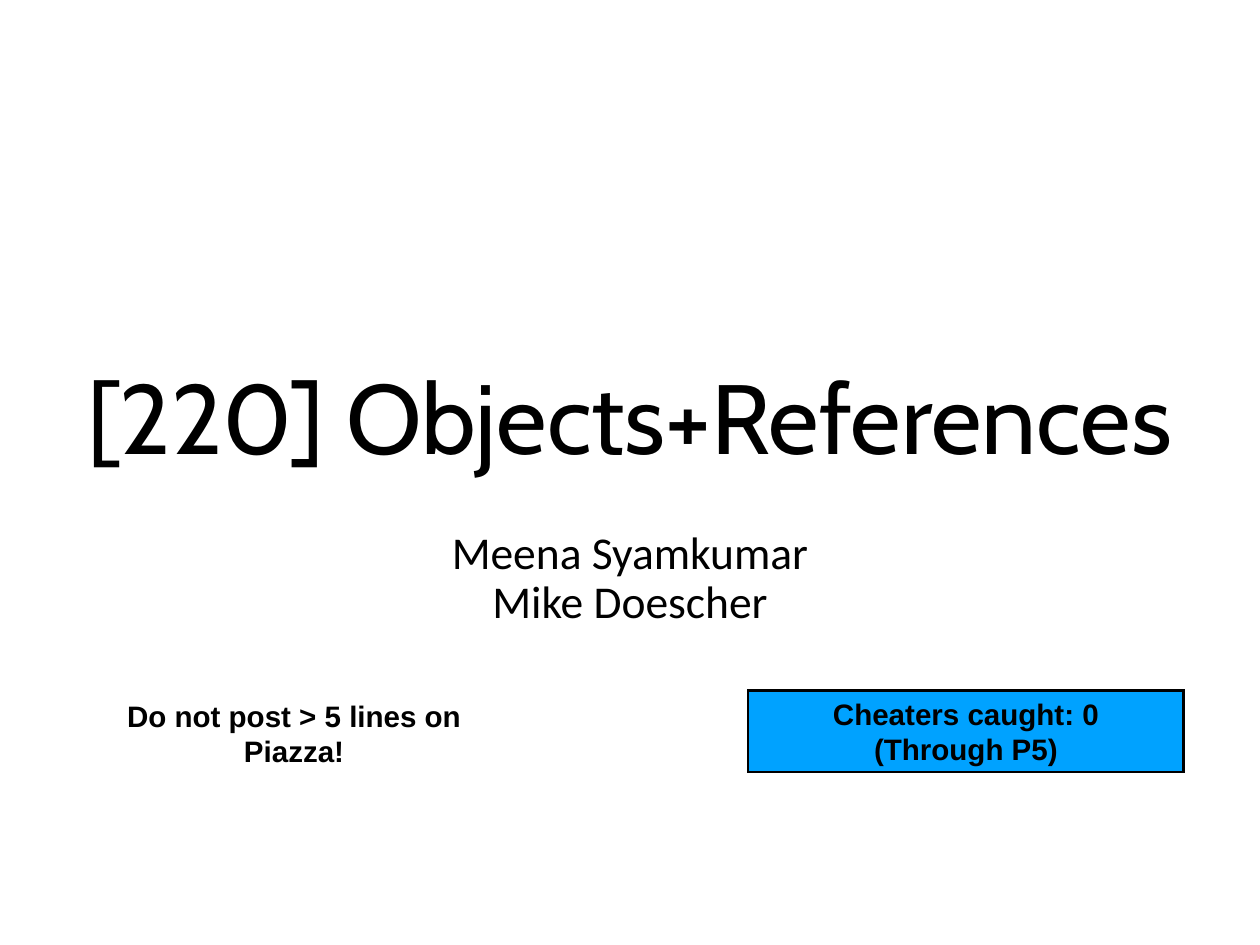
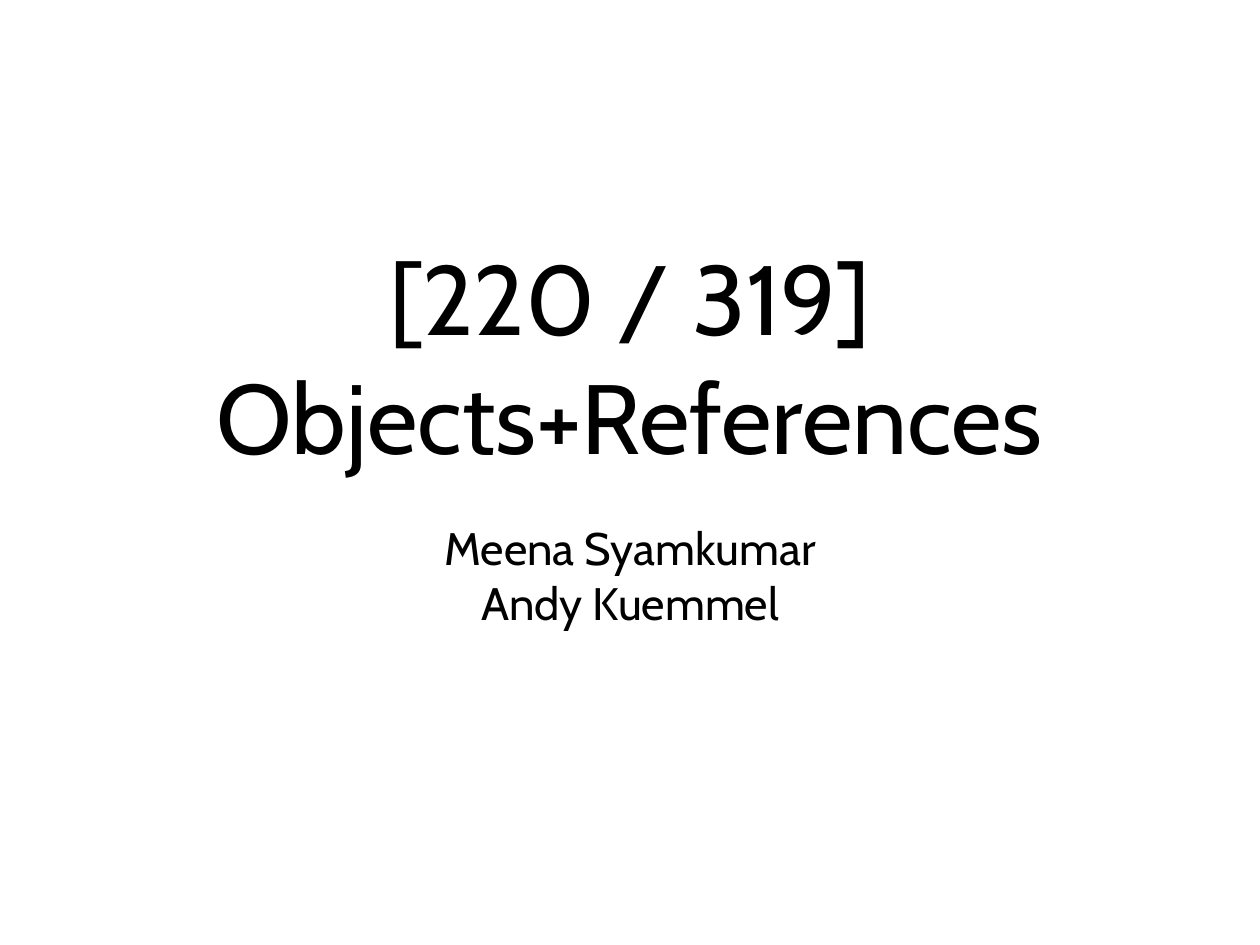
Before and after one commit to tylerharter/caraza-harter-com, a slide deck: slide 1 of tyler/meena/cs220/s21/materials/lec_21_S21.pptx. Drawn at 1260x945 pixels with LibreOffice and Linux fonts; fonts in the diff are those of the drawing. Boxes give left, top, right and bottom in pixels: in the first picture for what was removed or moved away, otherwise in the second. Text is boxed around its words. In the diff, an @@ line names an element or a change of style, - is before the commit and + after.

```diff
--- a/tyler/meena/cs220/s21/materials/lec_21_S21.pptx
+++ b/tyler/meena/cs220/s21/materials/lec_21_S21.pptx
@@ title at box(217, 261, 1043, 475): text changed @@
-[220] Objects+References
+[220 / 319] Objects+References
@@ text "Meena Syamkumar": place and size @@
-text "Meena Syamkumar" at box(452, 537, 808, 619)
+text "Meena Syamkumar" at box(444, 531, 816, 631)
@@ text at box(444, 531, 816, 576): font Calibri to Cabin in "Meena Syamkumar"; line spacing 0.9 to 1 @@
@@ text at box(481, 586, 779, 631): text changed; font Calibri to Cabin @@
-Mike Doescher
+Andy Kuemmel
@@ text removed at box(127, 705, 461, 763) @@
-Do not post > 5 lines on Piazza!
@@ rectangle removed at box(748, 690, 1184, 772) @@
-Cheaters caught: 0
-(Through P5)
```
Also in this commit, not shown: 1 other slide changed, 6 other files.
